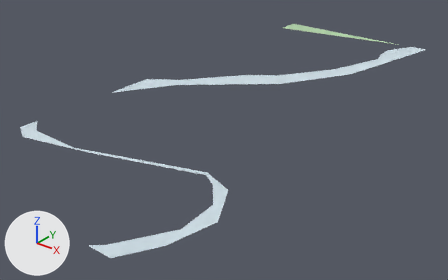
A saved change to the glTF model white-model-six-districts/chunks/112_118_mid.glb.
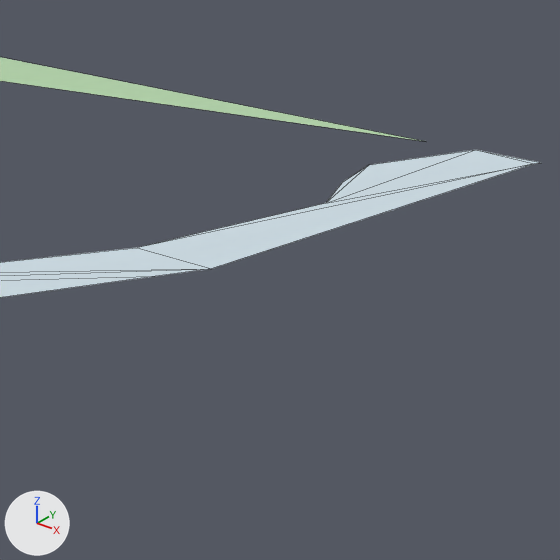
Each version appears first whole from a 50 mm camera at (-3565.0, -8690.0, 230.0) aimed at (-3895.0, -8278.0, -26.0), and next in a close-up on the part from 68% to 96% of the width and 4% to 50% of the height. Lighting does not change. The marker at lower left points along +X, +Y and +Z. The first two pictures are the older version. The close-ups show mesh edges as thin lines. Vertices at exactly the same position are counted once.
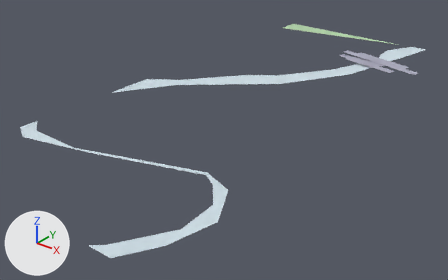
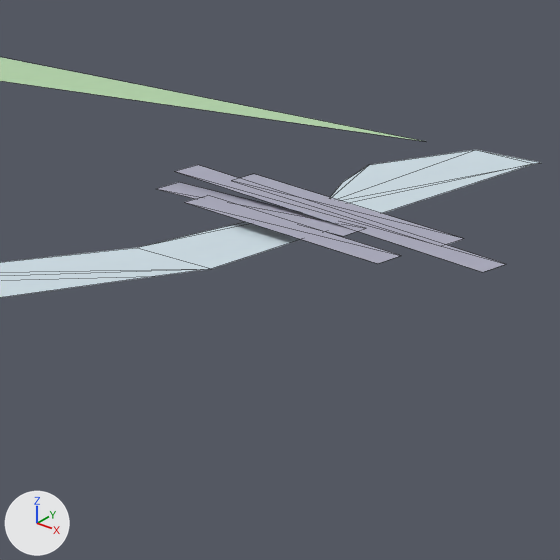
Changed parts and their boxes (x1, y1, x2, y2) in the close-ups (560 x 560 px):
part 1 of me_mesh_0, added
    after: (157, 165, 505, 272)

Patch to the scene script:
```diff
--- a/white-model-six-districts/chunks/112_118_mid.glb.py
+++ b/white-model-six-districts/chunks/112_118_mid.glb.py
@@ me_mesh_0 @@
 # used by ob_mesh_0; location = (0.0, 0.0, 0.0)
 # verts and faces of me_mesh_0; kept vertices keep their numbers, new ones are numbered from 36
-me_mesh_0.from_pydata(...)  # 36 vertices, 30 faces; spans x -4000.0..-3777.0, y -8500.0..-8000.0, z 9.0..10.0
+me_mesh_0.from_pydata(...)  # 52 vertices, 38 faces; spans x -4000.0..-3777.0, y -8500.0..-8000.0, z 9.0..12.0
+# me_mesh_0 part 1
+verts[36] = (-3886.0, -8083.0, 9.0)  # pixel (155, 188)
+verts[37] = (-3827.0, -8095.0, 12.0)  # pixel (343, 236)
+verts[38] = (-3870.0, -8096.0, 12.0)  # pixel (184, 202)
+verts[39] = (-3812.0, -8108.0, 12.0)  # pixel (377, 263)
+verts[40] = (-3869.0, -8073.0, 12.0)  # pixel (231, 180)
+verts[41] = (-3805.0, -8087.0, 12.0)  # pixel (441, 246)
+verts[42] = (-3885.0, -8075.0, 12.0)  # pixel (174, 171)
+verts[43] = (-3790.0, -8098.0, 12.0)  # pixel (482, 272)
+for new, old in zip([*range(44, 52)], [*range(36, 44)]): verts[new] = verts[old] + (2.0, 9.0, 0.0)
+faces += [(36, 37, 45), (36, 45, 44), (38, 39, 47), (38, 47, 46), (40, 49, 48), (40, 41, 49)]
+faces += [(42, 43, 51), (42, 51, 50)]
 me_mesh_0.materials.append(mat_material_0)
```
